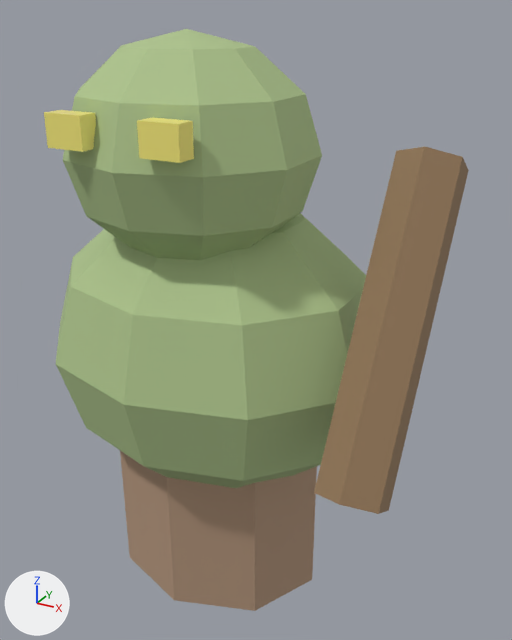
What one commit did to the glTF model assets/models/creeps/grunt.glb.
The view is the same before and after, from a camera (50 mm lens) standing at (0.395, -0.626, 0.647) and looking at (0.043, 0.013, 0.327). The lights are fixed; the arrows at lower left show +X, +Y and +Z. The picture after the commit comes second. Where no turn or scale is listed for an object, it has been applied to the vertices.

The first picture shows 'Belly', 'Club', 'EyeL', 'EyeR', 'Head', 'Legs'.
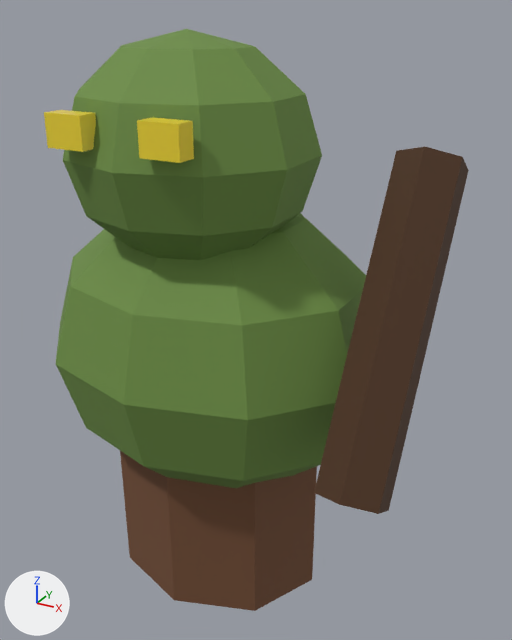
Edits to the bpy script that builds the scene:
```text
Change mat_hide:
    mat_hide.base_color: (0.42, 0.55, 0.26) -> (0.147, 0.263, 0.055)  # green #adc48b -> green #6b8c42
Change mat_wood:
    mat_wood.base_color: (0.3, 0.19, 0.1) -> (0.0732, 0.0301, 0.01)  # brown #957959 -> brown #4c3019
Change mat_eyes:
    mat_eyes.base_color: (0.95, 0.85, 0.2) -> (0.89, 0.692, 0.0331)  # yellow #f9ed7c -> yellow #f2d933
Change mat_rags:
    mat_rags.base_color: (0.45, 0.3, 0.2) -> (0.171, 0.0732, 0.0331)  # beige #b3957c -> brown #734c33
```

Location of each change, [x1, y1, x2, y2] in pixels of the pictures (512 x 640 px):
'Belly', recoloured (darker)
    both: [56, 213, 366, 488]
'Head', recoloured (darker)
    both: [63, 29, 322, 260]
'Club', recoloured (darker)
    both: [314, 146, 469, 514]
'Legs', recoloured (beige to brown)
    both: [120, 451, 317, 611]
'EyeR', recoloured
    both: [137, 117, 194, 163]
'EyeL', recoloured
    both: [44, 110, 96, 152]
